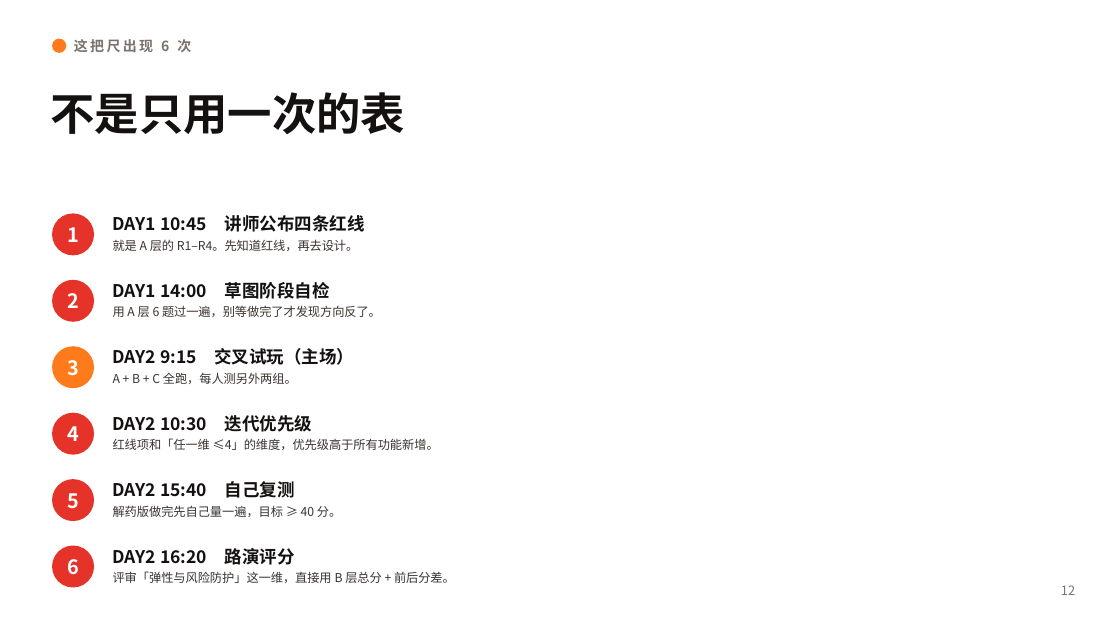
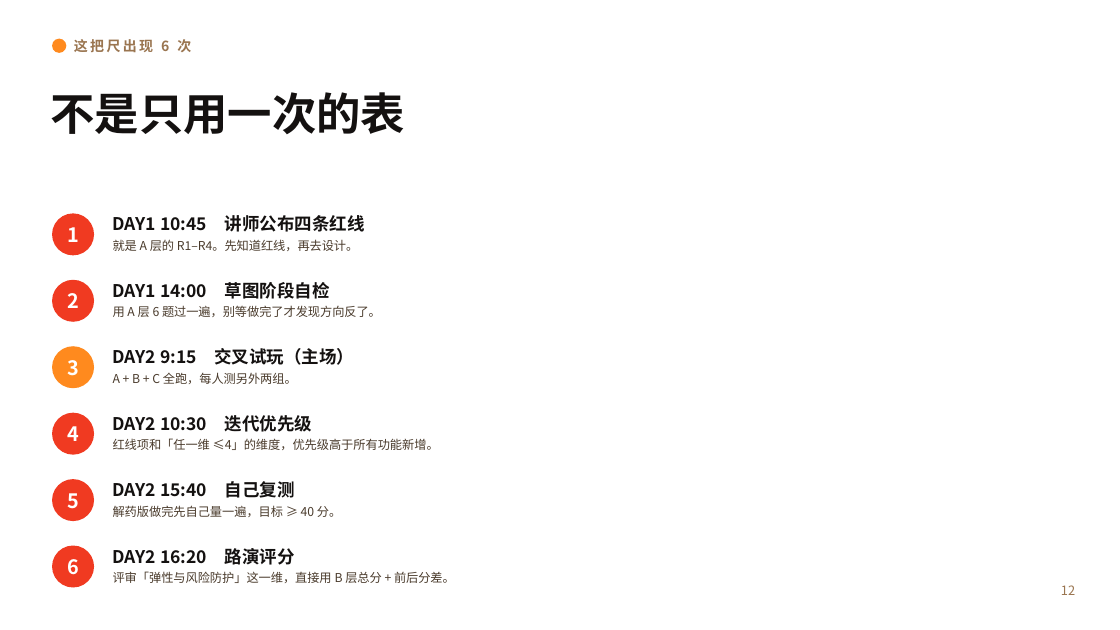
Before and after one commit to 1739467001-svg/Teenager-Guide, a slide deck: slide 16 of 上瘾自律/课件/上瘾自律_弹性尺专题课件.pptx. Drawn at 1120x630 pixels with LibreOffice and Linux fonts; fonts in the diff are those of the drawing; background and template pictures are left out. Boxes give left, top, right and bottom in pixels: in the first picture for what was removed or moved away, otherwise in the second. Text is boxed around its words. In the diff, an @@ line names an element or a change of style, - is before the commit and + after.

```diff
--- a/上瘾自律/课件/上瘾自律_弹性尺专题课件.pptx
+++ b/上瘾自律/课件/上瘾自律_弹性尺专题课件.pptx
@@ ellipse at box(52, 39, 66, 53): fill #FF7A1A to #FF8A1E @@
@@ text "这把尺出现 6 次" at box(74, 39, 191, 53): text colour #7A736C to #9A7550 @@
@@ text at box(113, 239, 359, 251): text colour #3A332E to #4A3B2C in "就是 A 层的 R1–R4。先知道红线，再去设计。" @@
@@ text at box(113, 305, 381, 317): text colour #3A332E to #4A3B2C in "用 A 层 6 题过一遍，别等做完了才发现方向反了。" @@
@@ ellipse at box(52, 346, 94, 388): fill #FF7A1A to #FF8A1E @@
@@ text at box(113, 372, 297, 384): text colour #3A332E to #4A3B2C in "A + B + C 全跑，每人测另外两组。" @@
@@ text at box(113, 438, 439, 450): text colour #3A332E to #4A3B2C in "红线项和「任一维 ≤4」的维度，优先级高于所有功能新增。" @@
@@ text at box(113, 505, 341, 517): text colour #3A332E to #4A3B2C in "解药版做完先自己量一遍，目标 ≥ 40 分。" @@
@@ text at box(113, 571, 455, 583): text colour #3A332E to #4A3B2C in "评审「弹性与风险防护」这一维，直接用 B 层总分 + 前后分差。" @@
@@ text "12" at box(1061, 585, 1075, 595): text colour #7A736C to #9A7550 @@
```
Also in this commit, not shown: 16 other slides changed, 8 other files.
